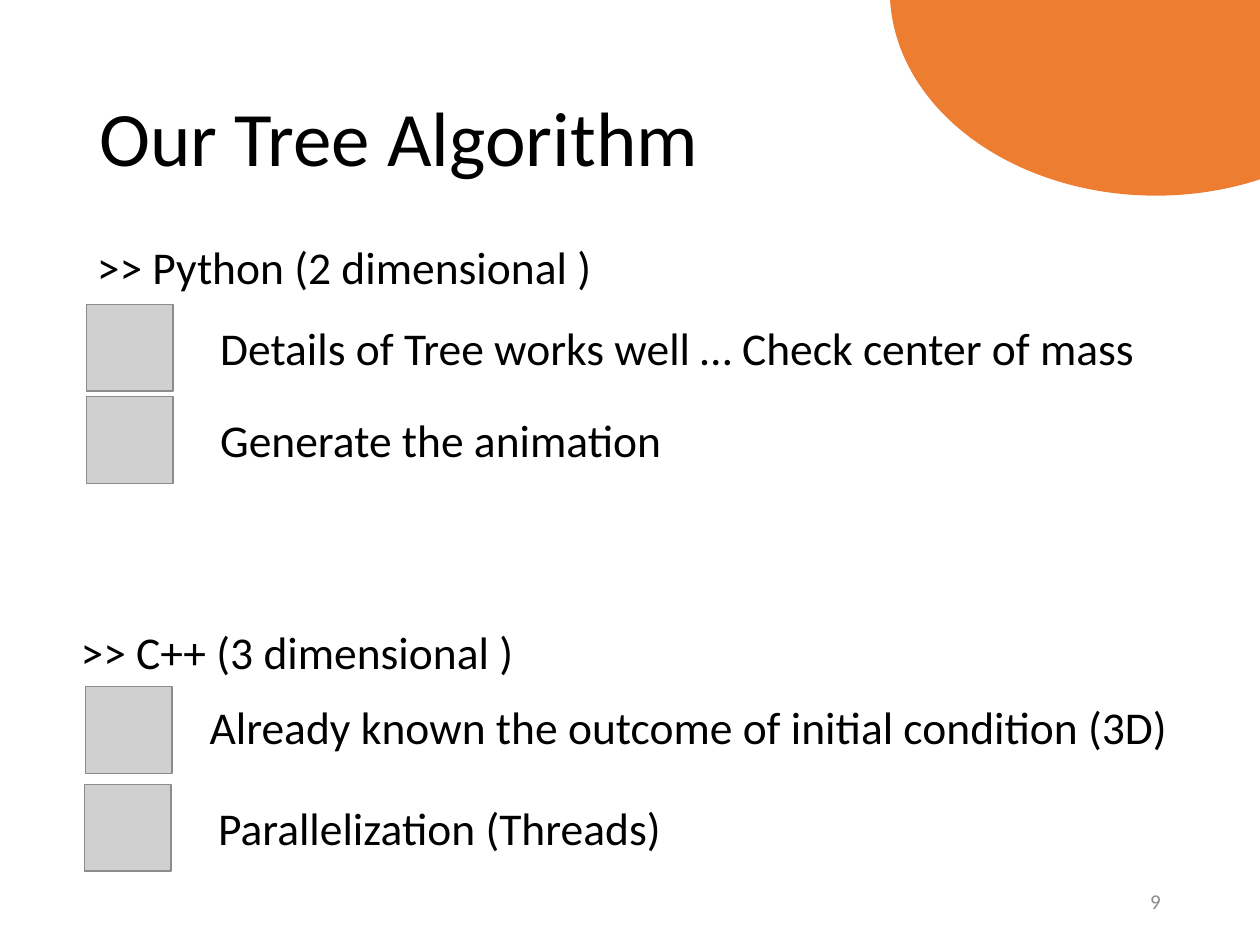
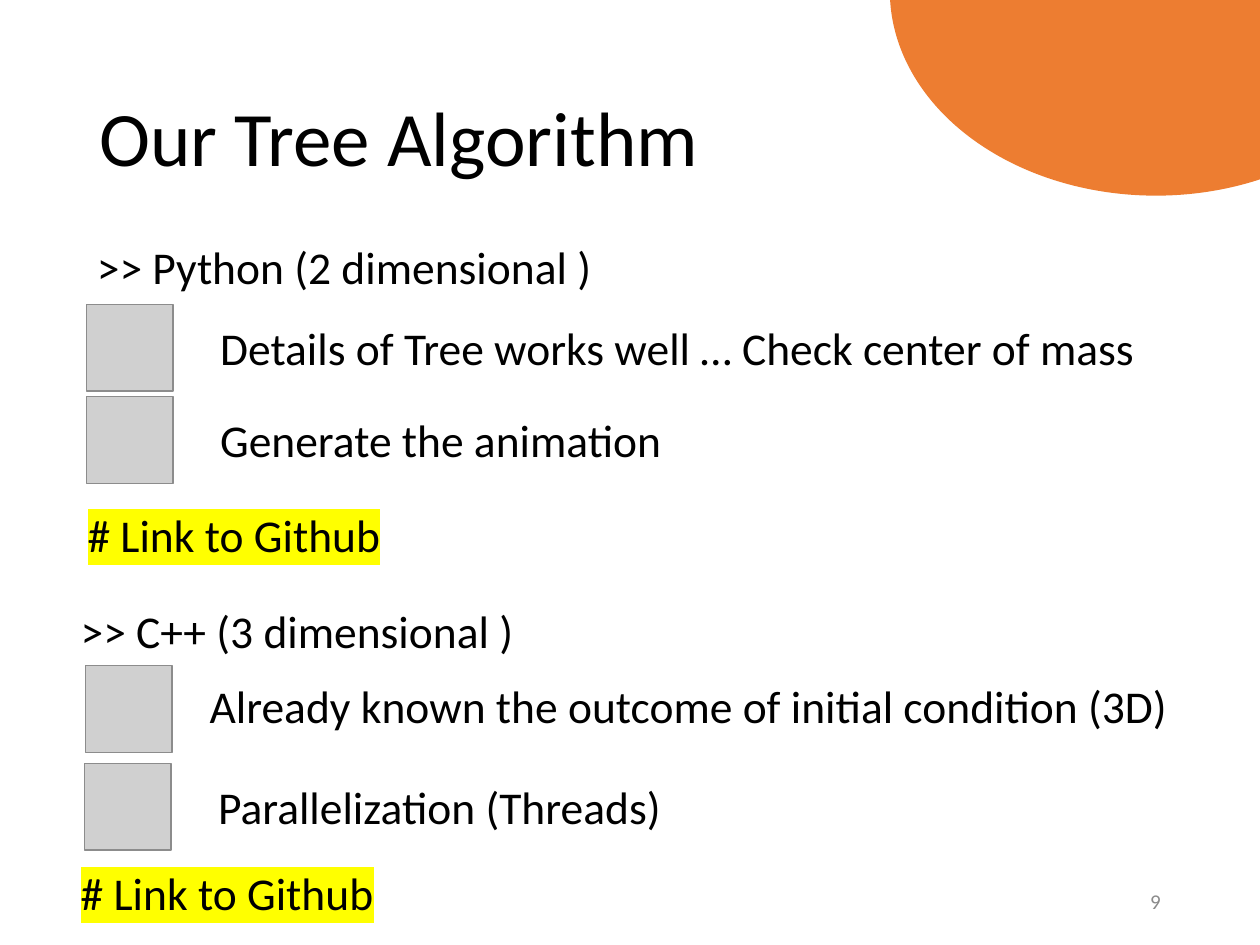
Before and after one commit to b08202012/tree-algorithm-for-self-gravity, a slide deck: slide 9 of Final project_G03_Tree Algorithm.pptx. Drawn at 1260x945 pixels with LibreOffice and Linux fonts; fonts in the diff are those of the drawing; grey boxes stand for pictures. Boxes give left, top, right and bottom in pixels: in the first picture for what was removed or moved away, otherwise in the second. Text is boxed around its words. In the diff, an @@ line names an element or a change of style, - is before the commit and + after.

```diff
--- a/Final project_G03_Tree Algorithm.pptx
+++ b/Final project_G03_Tree Algorithm.pptx
@@ text added at (x1=120, y1=520, x2=380, y2=553), 26 pt, text #000000 @@
+# Link to Github
@@ 3 texts, 2 pictures moved together from (x1=84, y1=636, x2=1167, y2=872) to (x1=84, y1=615, x2=1167, y2=850) @@
@@ text added at (x1=114, y1=878, x2=373, y2=911), 26 pt, text #000000 @@
+# Link to Github
```
Also in this commit, not shown: 3 other slides changed, 6 slides added.
